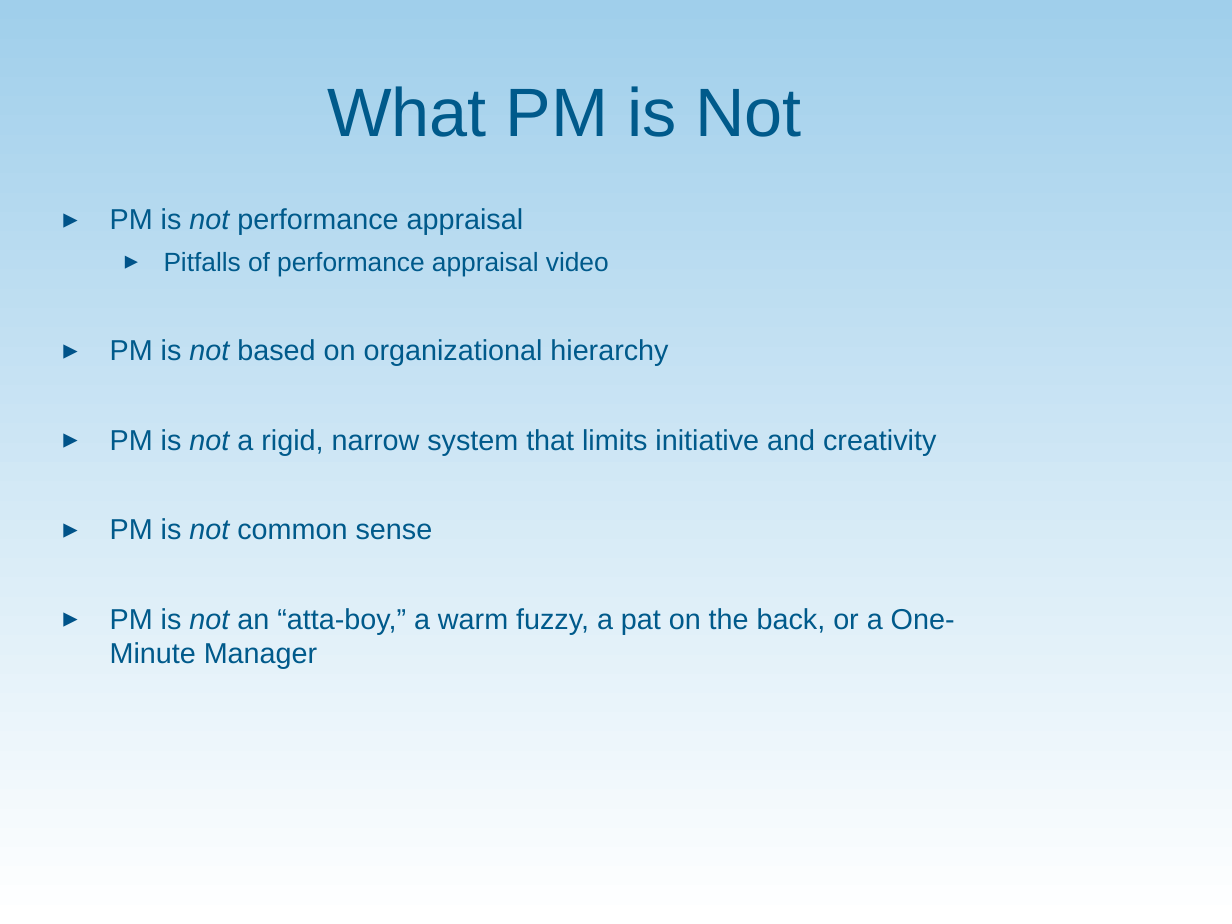
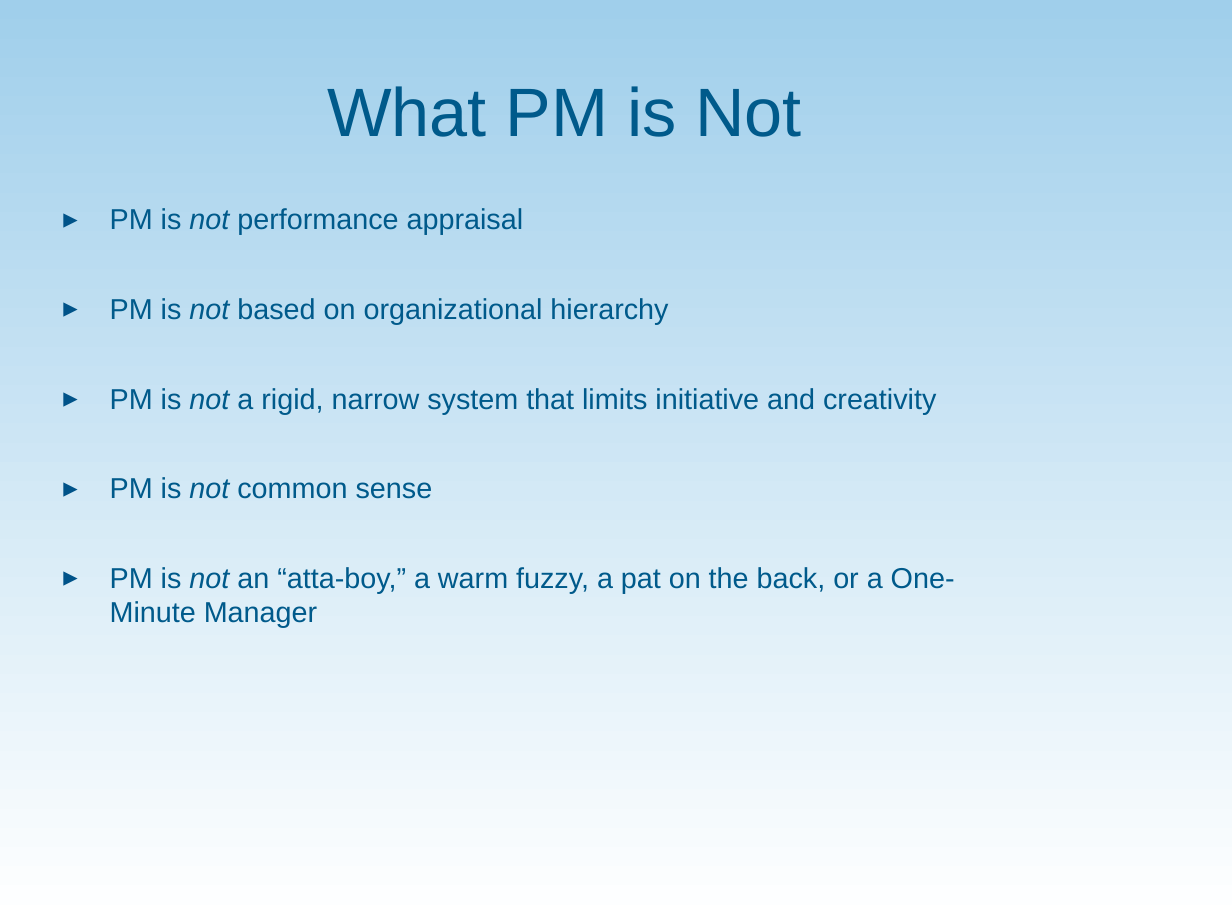
Before and after one commit to communityinclusion/vrsummit.org, a slide deck: slide 14 of assets/PP_Performance_Management_Behavioral_Perspective.ppt (slide 10 before the commit). Drawn at 1232x924 pixels with LibreOffice and Linux fonts; fonts in the diff are those of the drawing; background and template pictures are left out. Boxes give left, top, right and bottom in pixels: in the first picture for what was removed or moved away, otherwise in the second. Text is boxed around its words. In the diff, an @@ line names an element or a change of style, - is before the commit and + after.

```diff
--- a/assets/PP_Performance_Management_Behavioral_Perspective.ppt
+++ b/assets/PP_Performance_Management_Behavioral_Perspective.ppt
@@ text at bbox=[164, 252, 609, 277]: paragraph removed @@
-  ▸ Pitfalls of performance appraisal video
```
Also in this commit, not shown: 12 other slides changed, 7 slides added.
